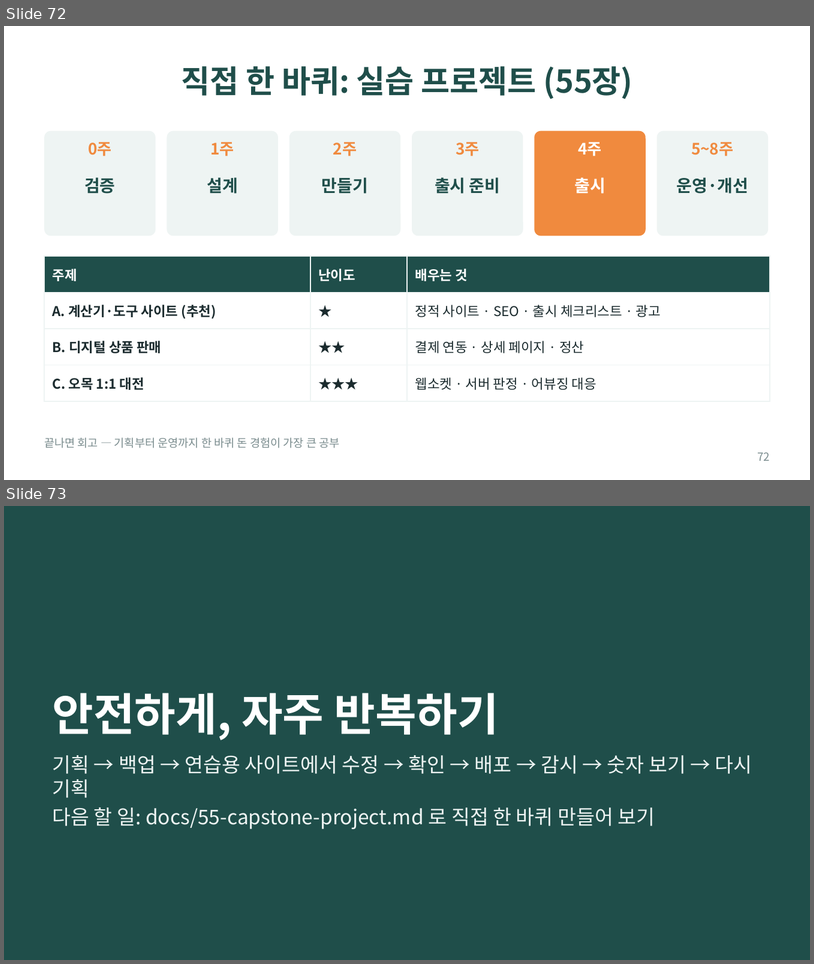
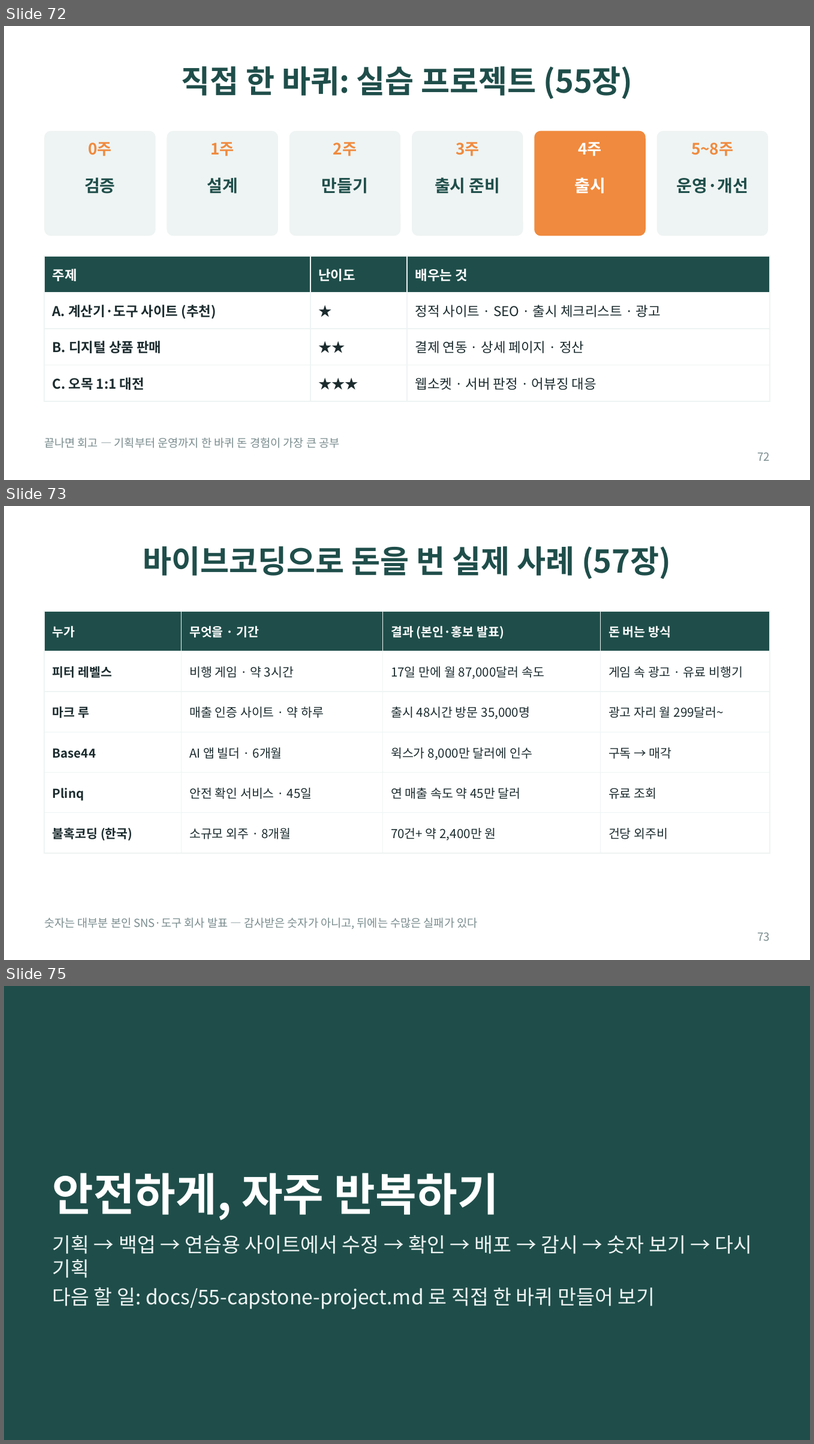
Before and after one commit to bincodin-ko/stanford-study, a slide deck: slides/internet-business-101.pptx. Shown one above the other, each under a label of ours: slides 72 and 73 before the commit, slides 72, 73 and 75 after it; the slides between them are not shown. The pictures are 814x964 and 814x1444 pixels, drawn with LibreOffice and Linux fonts; fonts in the diff are those of the drawing. Boxes give left, top, right and bottom in pixels: in the first picture for what was removed or moved away, otherwise in the second. Text is boxed around its words. In the diff, an @@ line names an element or a change of style, - is before the commit and + after.

```diff
--- a/slides/internet-business-101.pptx
+++ b/slides/internet-business-101.pptx
@@ slide 73 added at <box>4,506,810,960</box>, background #FFFFFF @@
@@ title added at <box>143,546,671,579</box>, 28 pt, text #1F4E4A, bold @@
+바이브코딩으로 돈을 번 실제 사례 (57장)
@@ table added at <box>44,611,770,843</box>, 6 rows, 4 columns @@
+누가 | 무엇을 · 기간 | 결과 (본인·홍보 발표) | 돈 버는 방식
+피터 레벨스 | 비행 게임 · 약 3시간 | 17일 만에 월 87,000달러 속도 | 게임 속 광고 · 유료 비행기
+마크 루 | 매출 인증 사이트 · 약 하루 | 출시 48시간 방문 35,000명 | 광고 자리 월 299달러~
+Base44 | AI 앱 빌더 · 6개월 | 윅스가 8,000만 달러에 인수 | 구독 → 매각
+Plinq | 안전 확인 서비스 · 45일 | 연 매출 속도 약 45만 달러 | 유료 조회
+불혹코딩 (한국) | 소규모 외주 · 8개월 | 70건+ 약 2,400만 원 | 건당 외주비
@@ text added at <box>44,917,477,928</box>, 10 pt, text #7A8C8E @@
+숫자는 대부분 본인 SNS·도구 회사 발표 — 감사받은 숫자가 아니고, 뒤에는 수많은 실패가 있다
@@ page number added at <box>758,932,770,940</box>, 10 pt, text #7A8C8E @@
+73
@@ what was slide 73 is now slide 75 @@
```
Also in this commit, not shown: 1 other slide added, 7 other files.
